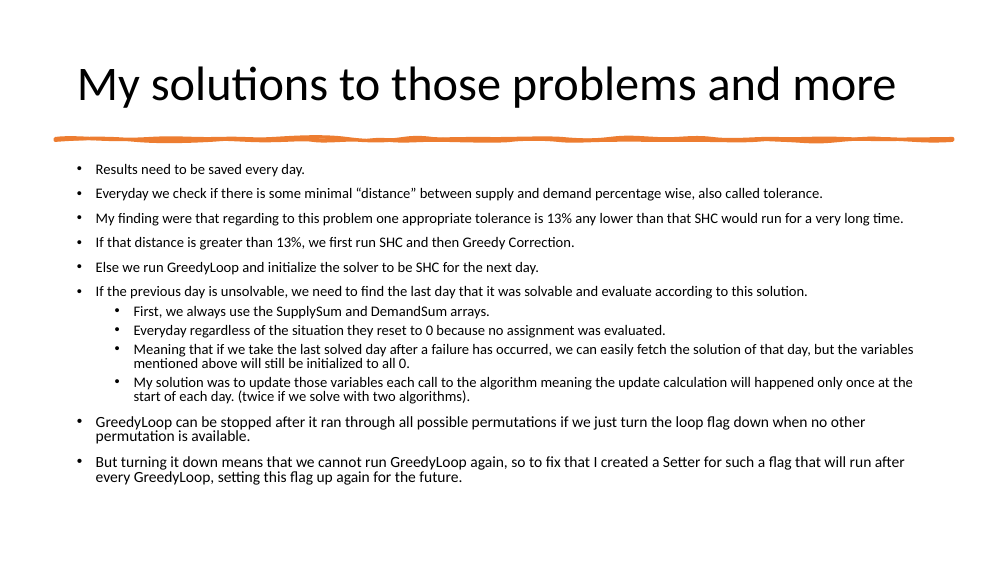
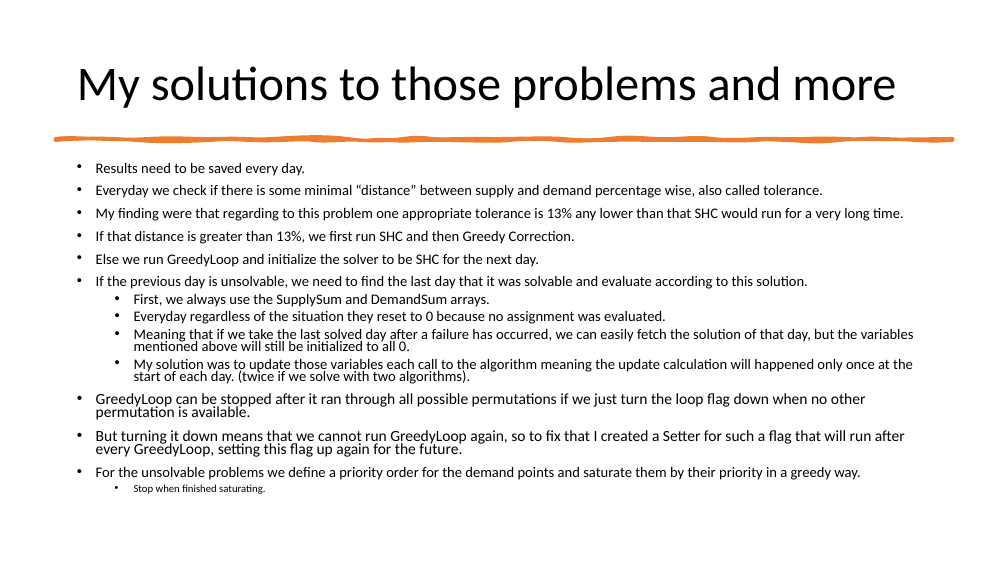
Before and after one commit to evgeny9290/AJA_COP, a slide deck: slide 19 of Results/AJA COP.pptx (slide 17 before the commit). Drawn at 1008x567 pixels with LibreOffice and Linux fonts; fonts in the diff are those of the drawing. Boxes give left, top, right and bottom in pixels: in the first picture for what was removed or moved away, otherwise in the second. Text is boxed around its words. In the diff, an @@ line names an element or a change of style, - is before the commit and + after.

```diff
--- a/Results/AJA COP.pptx
+++ b/Results/AJA COP.pptx
@@ text at (x1=96, y1=163, x2=914, y2=457): line spacing 0.8 to 0.7 @@
@@ text at (x1=96, y1=467, x2=860, y2=494): paragraphs added @@
+• For the unsolvable problems we define a priority order for the demand points and saturate them by their priority in a greedy way.
+  • Stop when finished saturating.
```
Also in this commit, not shown: 2 other slides changed, 2 slides added, 15 other files.
